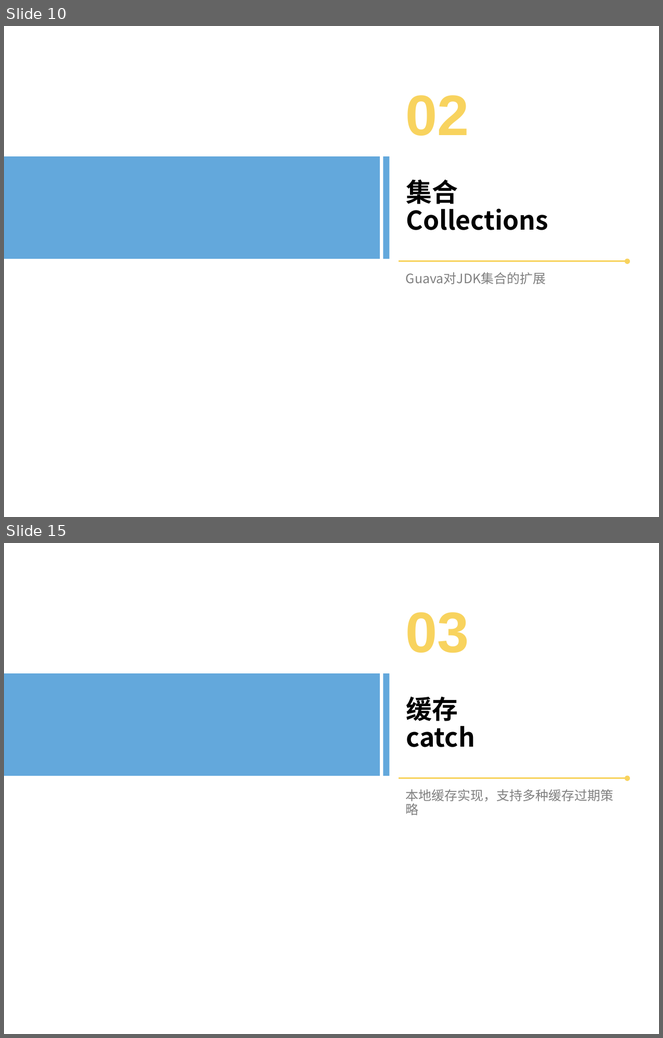
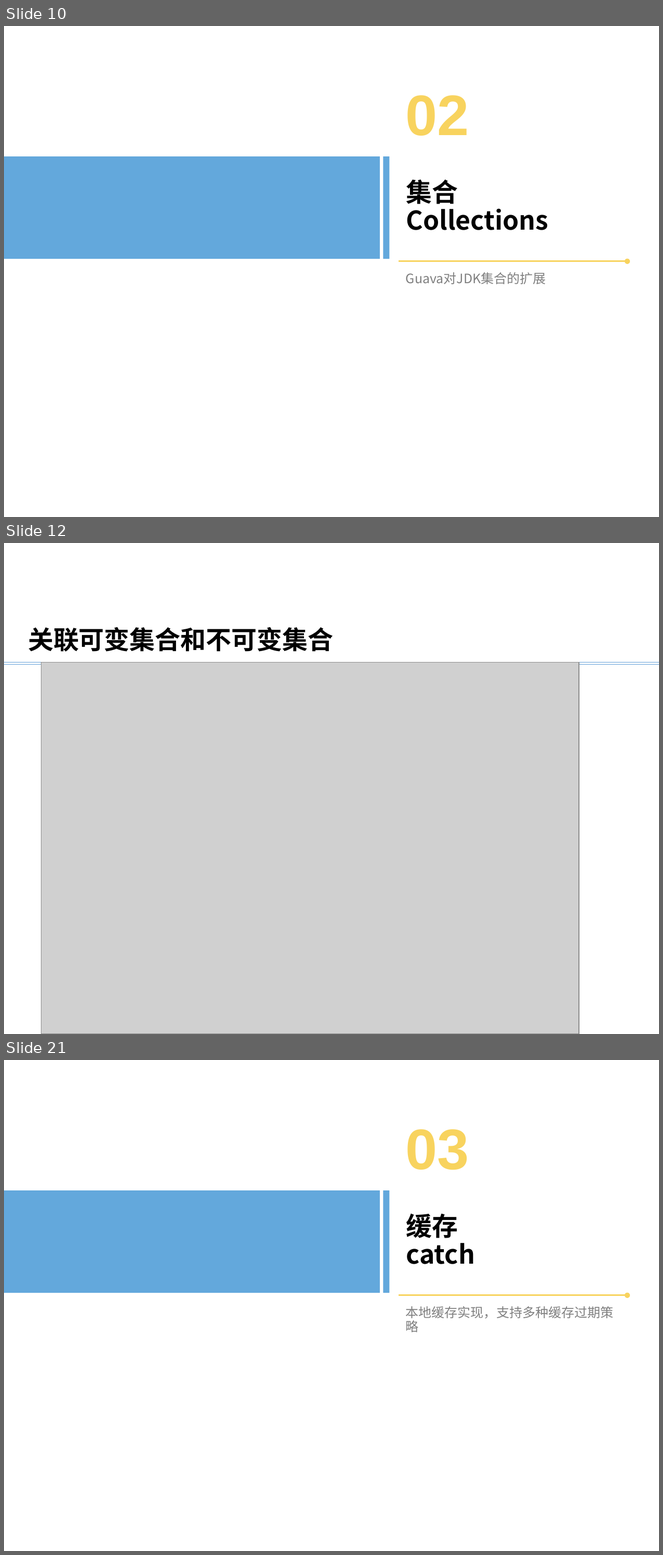
Before and after one commit to bxguo/guava, a slide deck: Guava介绍.pptx. Shown one above the other, each under a label of ours: slides 10 and 15 before the commit, slides 10, 12 and 21 after it; the slides between them are not shown. The pictures are 663x1038 and 663x1555 pixels, drawn with LibreOffice and Linux fonts; fonts in the diff are those of the drawing; grey boxes stand for pictures; background and template pictures are left out. Boxes give left, top, right and bottom in pixels: in the first picture for what was removed or moved away, otherwise in the second. Text is boxed around its words. In the diff, an @@ line names an element or a change of style, - is before the commit and + after.

```diff
--- a/Guava介绍.pptx
+++ b/Guava介绍.pptx
@@ slide 12 added at box(4, 543, 659, 1034), background #FFFFFF @@
@@ text added at box(28, 627, 333, 652), 28 pt, text #000000, bold @@
+关联可变集合和不可变集合
@@ line added from (4, 662) to (659, 662), #5B9BD5 0.5 pt @@
@@ line added from (4, 664) to (659, 664), #5B9BD5 0.5 pt @@
@@ picture added at box(41, 662, 579, 1034) @@
@@ what was slide 15 is now slide 21 @@
```
Also in this commit, not shown: 1 slide changed, 17 other slides added, 3 slides removed.
